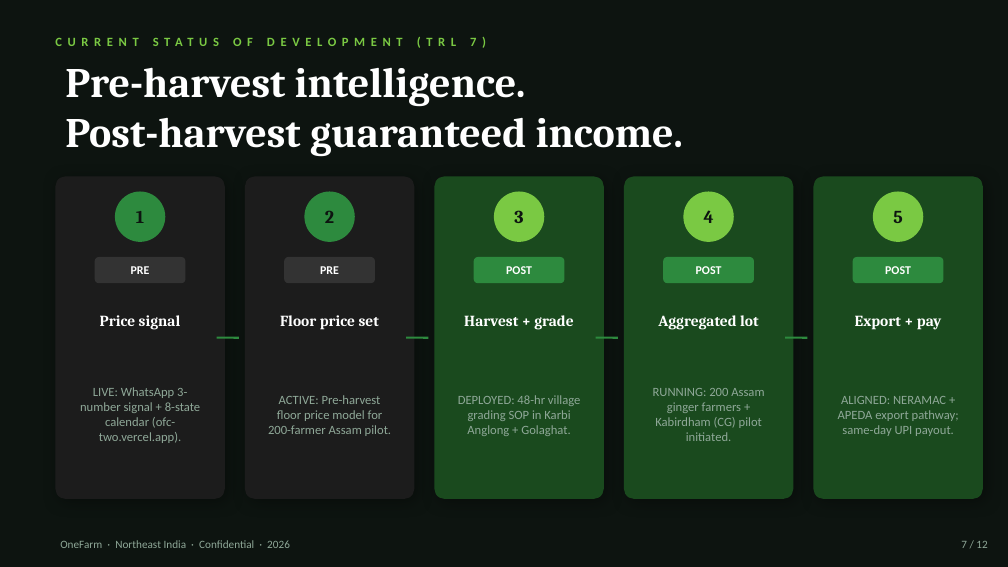
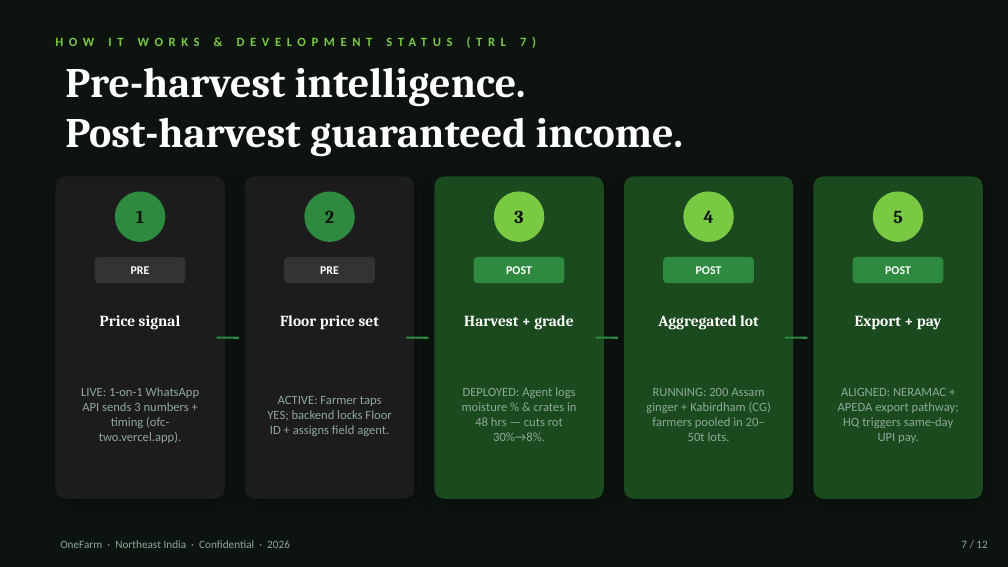
Before and after one commit to SHKSUD/OFC, a slide deck: slide 7 of OneFarm-v7-Jury-Compliant.pptx. Drawn at 1008x567 pixels with LibreOffice and Linux fonts; fonts in the diff are those of the drawing. Boxes give left, top, right and bottom in pixels: in the first picture for what was removed or moved away, otherwise in the second. Text is boxed around its words. In the diff, an @@ line names an element or a change of style, - is before the commit and + after.

Commit message:
Upgrade Slides 6 and 7 with 3-Layer Tech Architecture and How It Works flow

```diff
--- a/OneFarm-v7-Jury-Compliant.pptx
+++ b/OneFarm-v7-Jury-Compliant.pptx
@@ text at <box>520,38,526,46</box>: text changed @@
-CURRENT STATUS OF DEVELOPMENT (TRL 7)
+HOW IT WORKS & DEVELOPMENT STATUS (TRL 7)
@@ text at <box>81,387,199,443</box>: text changed @@
-LIVE: WhatsApp 3-number signal + 8-state calendar (ofc-two.vercel.app).
+LIVE: 1-on-1 WhatsApp API sends 3 numbers + timing (ofc-two.vercel.app).
@@ text at <box>462,387,577,441</box>: text changed @@
-DEPLOYED: 48-hr village grading SOP in Karbi Anglong + Golaghat.
+DEPLOYED: Agent logs moisture % & crates in 48 hrs — cuts rot 30%→8%.
@@ text at <box>646,388,771,441</box>: text changed @@
-RUNNING: 200 Assam ginger farmers + Kabirdham (CG) pilot initiated.
+RUNNING: 200 Assam ginger + Kabirdham (CG) farmers pooled in 20–50t lots.
@@ text at <box>838,388,959,443</box>: text changed @@
-ALIGNED: NERAMAC + APEDA export pathway; same-day UPI payout.
+ALIGNED: NERAMAC + APEDA export pathway; HQ triggers same-day UPI pay.
@@ text at <box>267,396,391,436</box>: text changed @@
-ACTIVE: Pre-harvest floor price model for 200-farmer Assam pilot.
+ACTIVE: Farmer taps YES; backend locks Floor ID + assigns field agent.
```
Also in this commit, not shown: 1 other slide changed, 1 other file.
